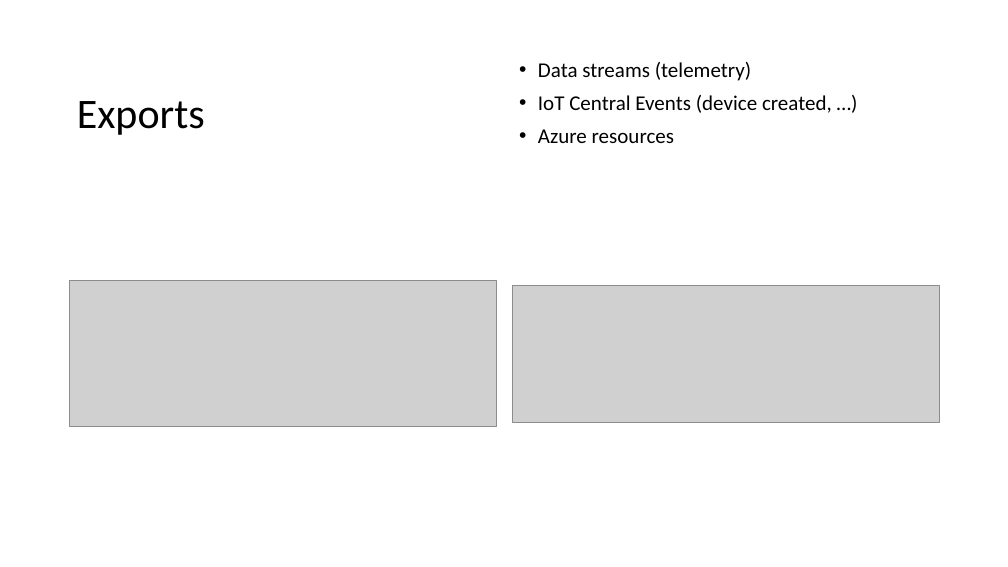
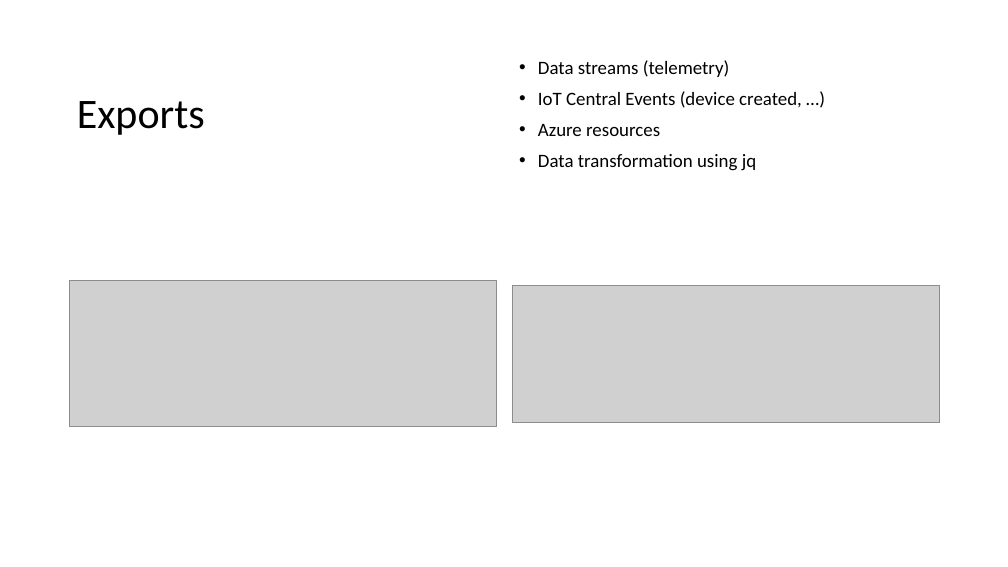
Before and after one commit to thomasgodon/DevCruiseTalk2023, a slide deck: slide 11 of .ppt/Azure Iot Central.pptx. Drawn at 1008x567 pixels with LibreOffice and Linux fonts; fonts in the diff are those of the drawing; grey boxes stand for pictures. Boxes give left, top, right and bottom in pixels: in the first picture for what was removed or moved away, otherwise in the second. Text is boxed around its words. In the diff, an @@ line names an element or a change of style, - is before the commit and + after.

```diff
--- a/.ppt/Azure Iot Central.pptx
+++ b/.ppt/Azure Iot Central.pptx
@@ text at [538,60,802,136]: size 20 to 18 pt in "Data streams (telemetry)", "IoT Central Events (device created, …)", "Azure resources" @@
@@ text at [538,154,756,171]: paragraph added @@
+• Data transformation using jq
```
Also in this commit, not shown: 8 other slides changed, 1 slide added, 1 slide removed.
